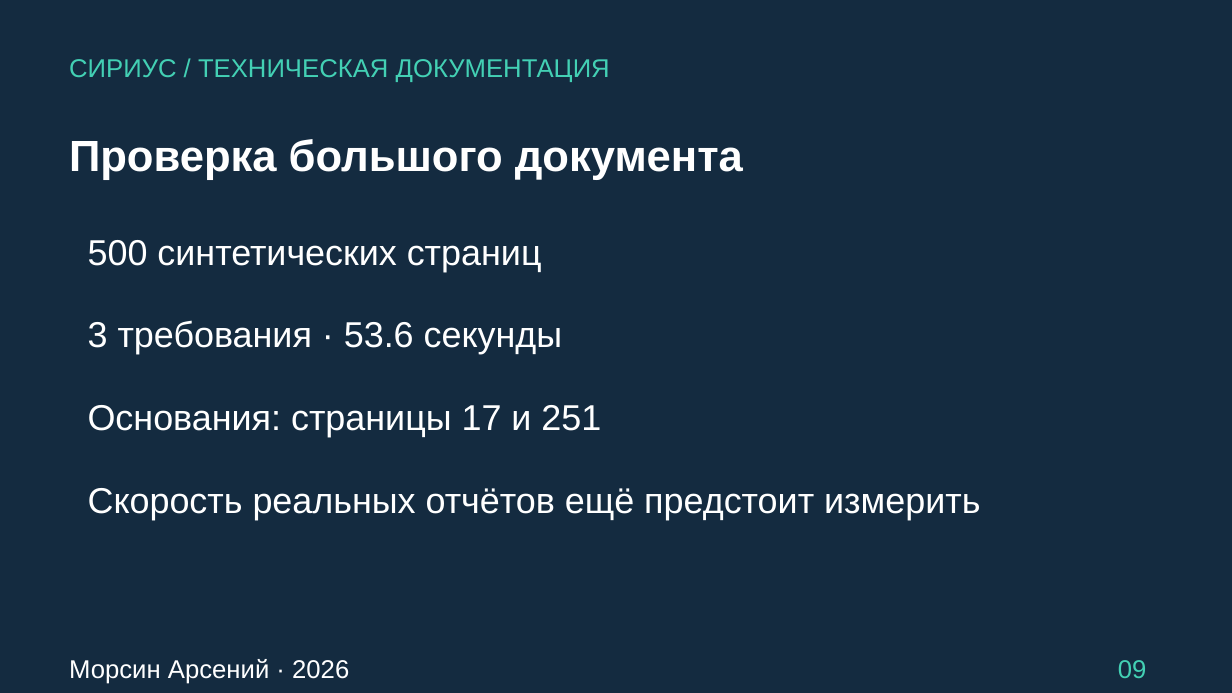
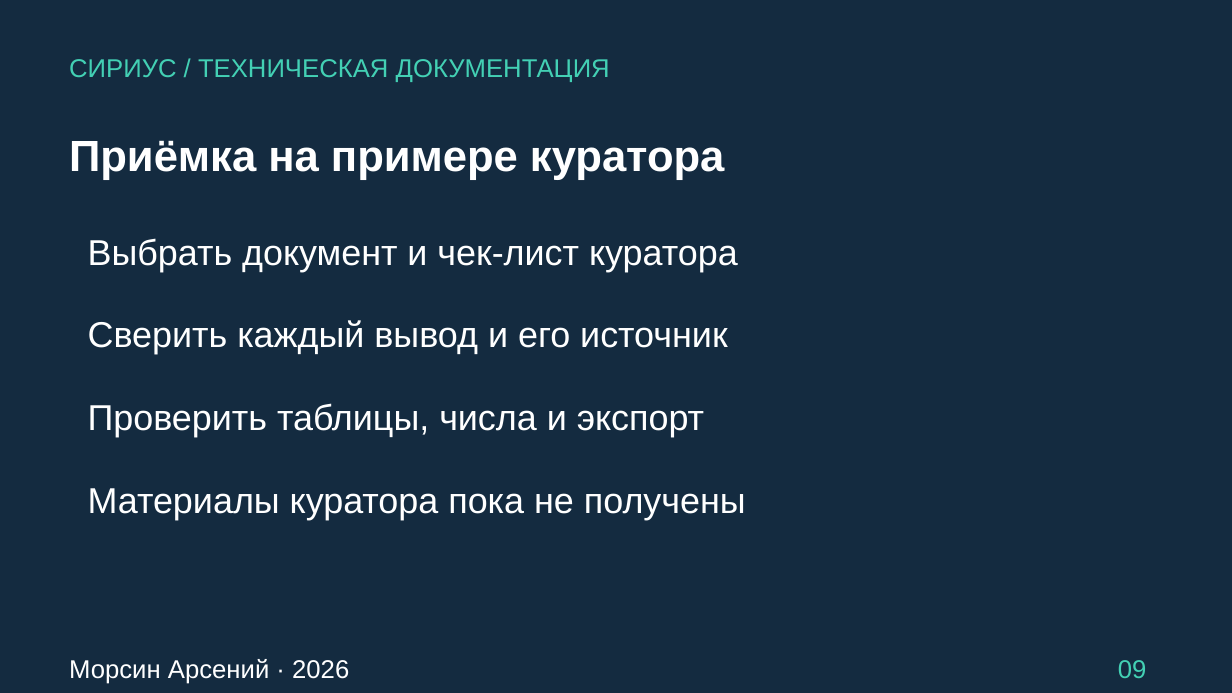
Before and after one commit to senamorsin/sirius_2026, a slide deck: slide 9 of defense/Презентация.pptx. Drawn at 1232x693 pixels with LibreOffice and Linux fonts; fonts in the diff are those of the drawing. Boxes give left, top, right and bottom in pixels: in the first picture for what was removed or moved away, otherwise in the second. Text is boxed around its words. In the diff, an @@ line names an element or a change of style, - is before the commit and + after.

```diff
--- a/defense/Презентация.pptx
+++ b/defense/Презентация.pptx
@@ text at (69, 140, 724, 180): text changed @@
-Проверка большого документа
+Приёмка на примере куратора
@@ text at (88, 238, 746, 520): text changed @@
-500 синтетических страниц
-3 требования · 53.6 секунды
-Основания: страницы 17 и 251
-Скорость реальных отчётов ещё предстоит измерить
+Выбрать документ и чек-лист куратора
+Сверить каждый вывод и его источник
+Проверить таблицы, числа и экспорт
+Материалы куратора пока не получены
```
Also in this commit, not shown: 2 other slides changed, 36 other files.
